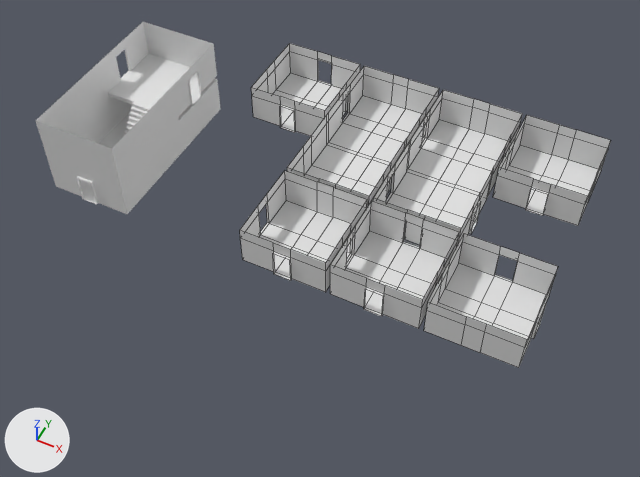
The Blender file BlenderObjects/roomtiles.blend as it was, and as the next commit left it.
Before and after are seen from a 50 mm camera at (15.1, -47.3, 55.5) aimed at (-6.3, -4.5, 2.1). The lights are fixed; the arrows at lower left show +X, +Y and +Z. Mesh edges are drawn as thin lines on the coarser meshes.

Objects in the first picture: 'RoomTile1+', 'RoomTile1,', 'RoomTile1I', 'RoomTile1L', 'RoomTile1T', 'RoomTile2--', 'RoomTile2-|', 'RoomTileStairs'.
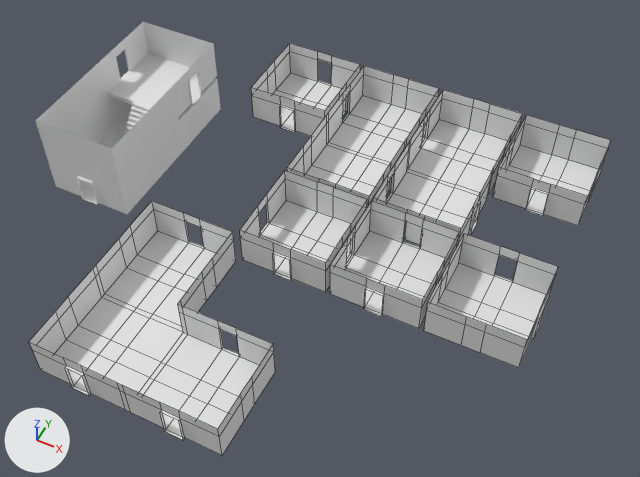
What the commit changed:
Mesh me_plane_001 is new.
It has 120 vertices, 101 faces and spans x -1.0..3.0, y -0.95..2.95, z 0.0..3.6.
Object 'RoomTileBigL' (ob_roomtilebigl) is new; it shows me_plane_001.
Its location is (-16.0, -12.0, 0.0).
Its rotation in degrees is (0, 0, -90).
Its scale is (4.0, 4.0, 1.0).

Changed parts and their boxes [x1, y1, x2, y2] in the pictures (640 x 477 px):
'RoomTileBigL', added: after [29, 201, 275, 455]
